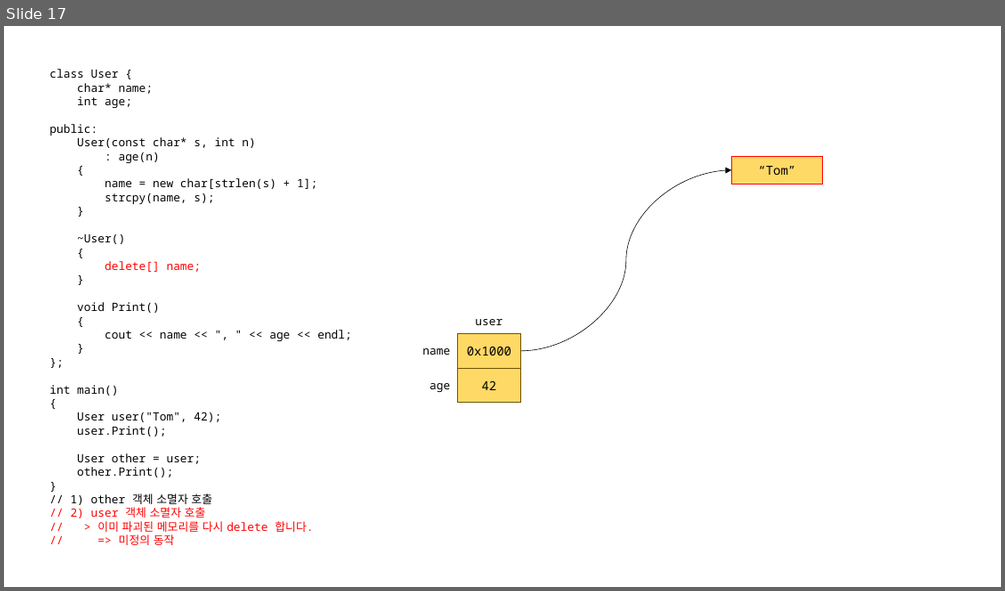
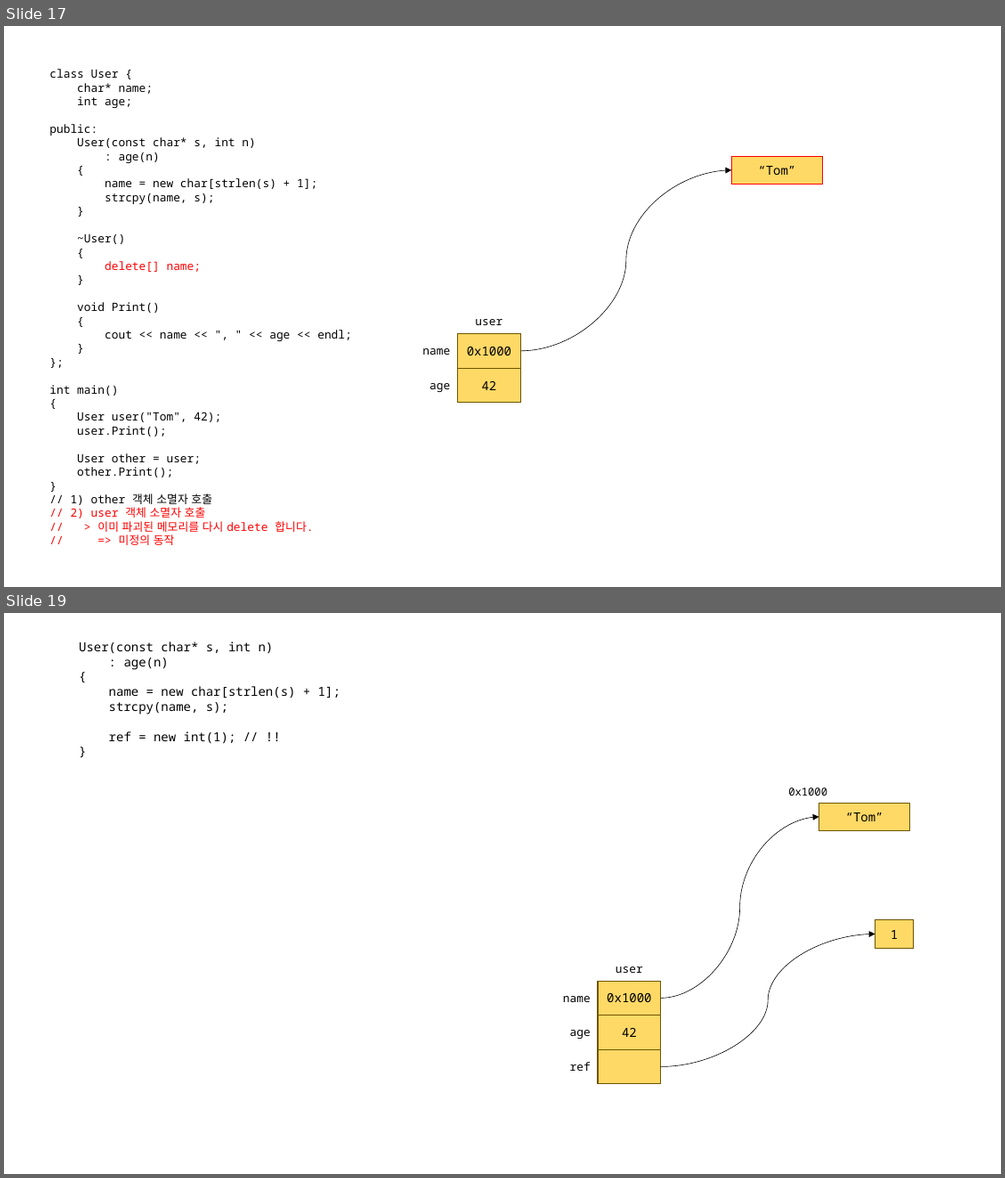
Before and after one commit to loopinf/hyundai_230612, a slide deck: 230612.pptx. Shown one above the other, each under a label of ours: slide 17 before the commit, slides 17 and 19 after it; the slides between them are not shown. The pictures are 1005x591 and 1005x1178 pixels, drawn with LibreOffice and Linux fonts; fonts in the diff are those of the drawing. Boxes give left, top, right and bottom in pixels: in the first picture for what was removed or moved away, otherwise in the second. Text is boxed around its words. In the diff, an @@ line names an element or a change of style, - is before the commit and + after.

```diff
--- a/230612.pptx
+++ b/230612.pptx
@@ slide 19 added at (x1=4, y1=613, x2=1001, y2=1174), background #FFFFFF @@
@@ text added at (x1=79, y1=641, x2=340, y2=744), 12 pt, text #000000 @@
+User(const char* s, int n)
+: age(n)
+{
+name = new char[strlen(s) + 1];
+strcpy(name, s);
+ref = new int(1); // !!
+}
@@ text added at (x1=788, y1=787, x2=827, y2=795), 10.5 pt, text #000000 @@
+0x1000
@@ curved arrow added from (661, 998) to (819, 817), #000000 0.5 pt @@
@@ rectangle added at (x1=819, y1=803, x2=909, y2=831), fill #FFD966, outline #705400 1 pt, 12 pt, text #000000 @@
+“Tom”
@@ rectangle added at (x1=875, y1=919, x2=914, y2=948), fill #FFD966, outline #705400 1 pt, 12 pt, text #000000 @@
+1
@@ curved arrow added from (661, 1067) to (875, 933), #000000 0.5 pt @@
@@ rectangle added at (x1=598, y1=981, x2=661, y2=1015), fill #FFD966, outline #705400 1 pt, 12 pt, text #000000 @@
+0x1000
@@ text added at (x1=615, y1=966, x2=643, y2=973), 11 pt, text #000000 @@
+user
@@ text added at (x1=563, y1=996, x2=591, y2=1002), 11 pt, text #000000 @@
+name
@@ text added at (x1=570, y1=1030, x2=591, y2=1038), 11 pt, text #000000 @@
+age
@@ rectangle added at (x1=598, y1=1015, x2=661, y2=1050), fill #FFD966, outline #705400 1 pt, 12 pt, text #000000 @@
+42
@@ text added at (x1=570, y1=1062, x2=591, y2=1070), 11 pt, text #000000 @@
+ref
@@ rectangle added at (x1=598, y1=1050, x2=661, y2=1084), fill #FFD966, outline #705400 1 pt @@
```
Also in this commit, not shown: 1 slide changed, 5 other slides added, 1 other file.
